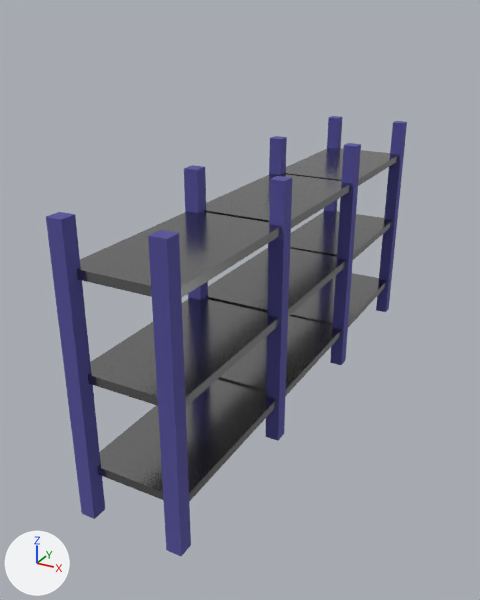
The glTF model src/models/shelves/shelves-1.glb: old version first, new version second.
Rendered twice from a 50 mm lens placed at (6.49, -9.66, 9.05), pointed at (-1.17, 4.28, 2.08). Arrows for +X, +Y and +Z are at lower left; the lights stay in place. Vertices at the same position are counted once.

Names of what the first picture shows: 'shelf-1'.
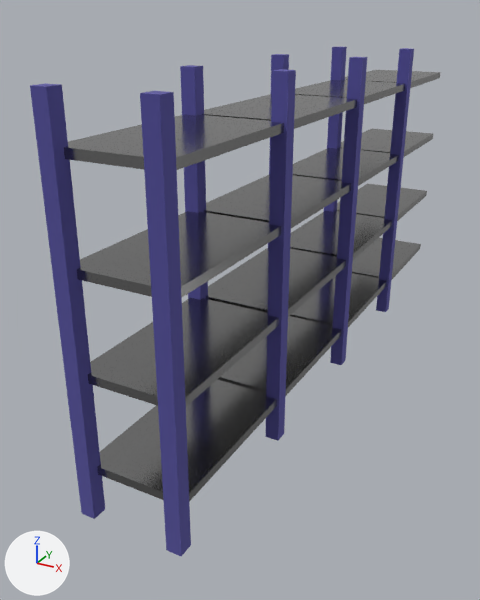
The newer file is also rescaled (x2.0), turned or shifted as a whole; pictures and numbers use the older file's frame.

Changed parts and their boxes [x1, y1, x2, y2] in the pictures (480 x 600 px):
'shelf-1', reshaped (14% wider, 16% taller)
    before: [46, 116, 407, 556]
    after: [30, 47, 440, 556]
part 1 of me_cube, added
    after: [352, 238, 421, 279]
part 2 of me_cube, added
    after: [336, 184, 427, 221]
part 3 of me_cube, added
    after: [339, 129, 433, 157]
part 4 of me_cube, added
    after: [64, 114, 284, 170]
part 5 of me_cube, added
    after: [202, 94, 357, 129]
part 6 of me_cube, added
    after: [295, 80, 405, 104]
part 7 of me_cube, added
    after: [344, 70, 440, 88]
part 8 of me_cube, built on
    before: [272, 176, 291, 181]
    after: [30, 47, 414, 239]

What changed in the scene script:
```text
Change me_cube:
    used by ob_shelf_1; location = (0.0, 0.0, 0.0)
    remove me_cube.from_pydata(...)  # 200 vertices, 396 faces; spans x -1.16..1.16, y -2.16..10.16, z 0.0..6.0
    add me_cube.from_pydata(...)  # 288 vertices, 528 faces; spans x -1.16..1.16, y -2.16..13.94, z 0.0..8.0
    me_cube part 1: a new loose piece, a box spanning x -1.1..1.1, y 10.06..13.94, z 0.91..1.09, in mat_shelf (grey #979797)
    me_cube part 2: a new loose piece, a box spanning x -1.1..1.1, y 10.06..13.94, z 2.91..3.09, in mat_shelf (grey #979797)
    me_cube part 3: a new loose piece, a box spanning x -1.1..1.1, y 10.06..13.94, z 4.91..5.09, in mat_shelf (grey #979797)
    me_cube part 4: a new loose piece, a box spanning x -1.1..1.1, y -1.94..1.94, z 6.91..7.09, in mat_shelf (grey #979797)
    me_cube part 5: a new loose piece, a box spanning x -1.1..1.1, y 2.06..5.94, z 6.91..7.09, in mat_shelf (grey #979797)
    me_cube part 6: a new loose piece, a box spanning x -1.1..1.1, y 6.06..9.94, z 6.91..7.09, in mat_shelf (grey #979797)
    me_cube part 7: a new loose piece, a box spanning x -1.1..1.1, y 10.06..13.94, z 6.91..7.09, in mat_shelf (grey #979797)
    me_cube part 8
    34 faces are deleted
    32 new vertices lie (0.0, 0.0, 2.0) away from vertices in x -1.16..1.16, y -2.16..10.16, z 6.0
    82 new faces join them, mat_pillars (blue #7f7bc1)
```
